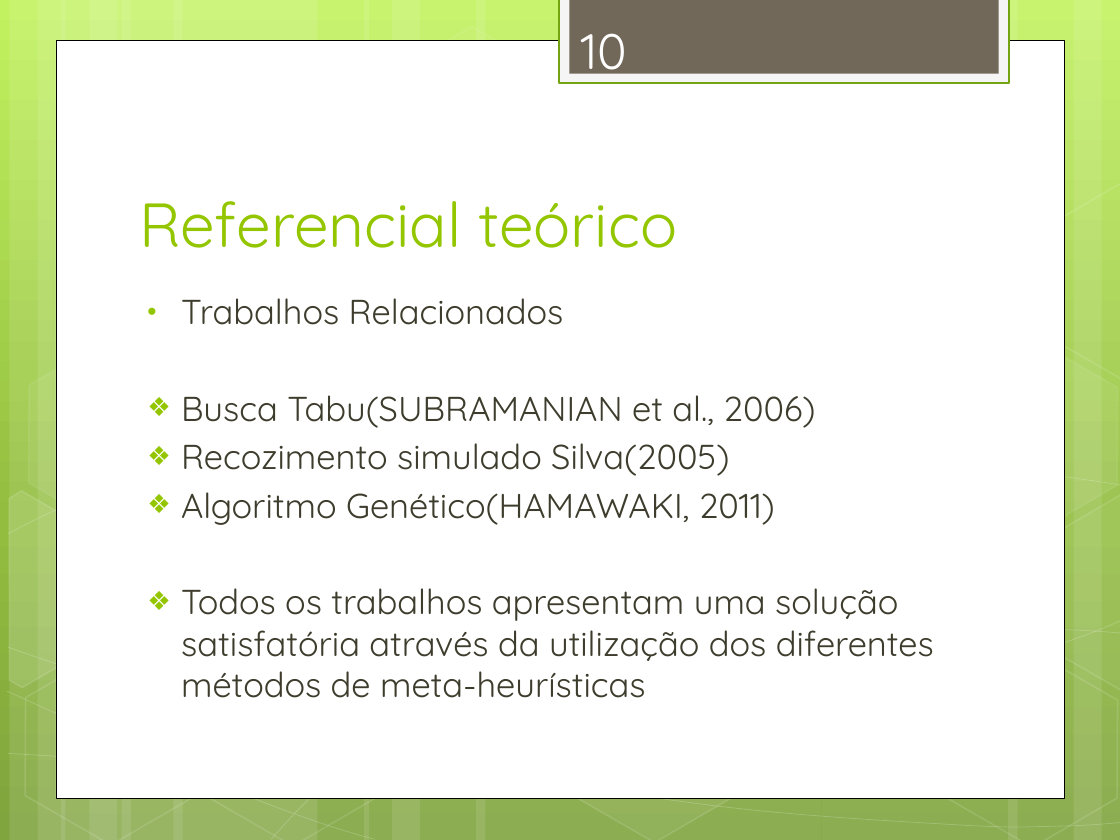
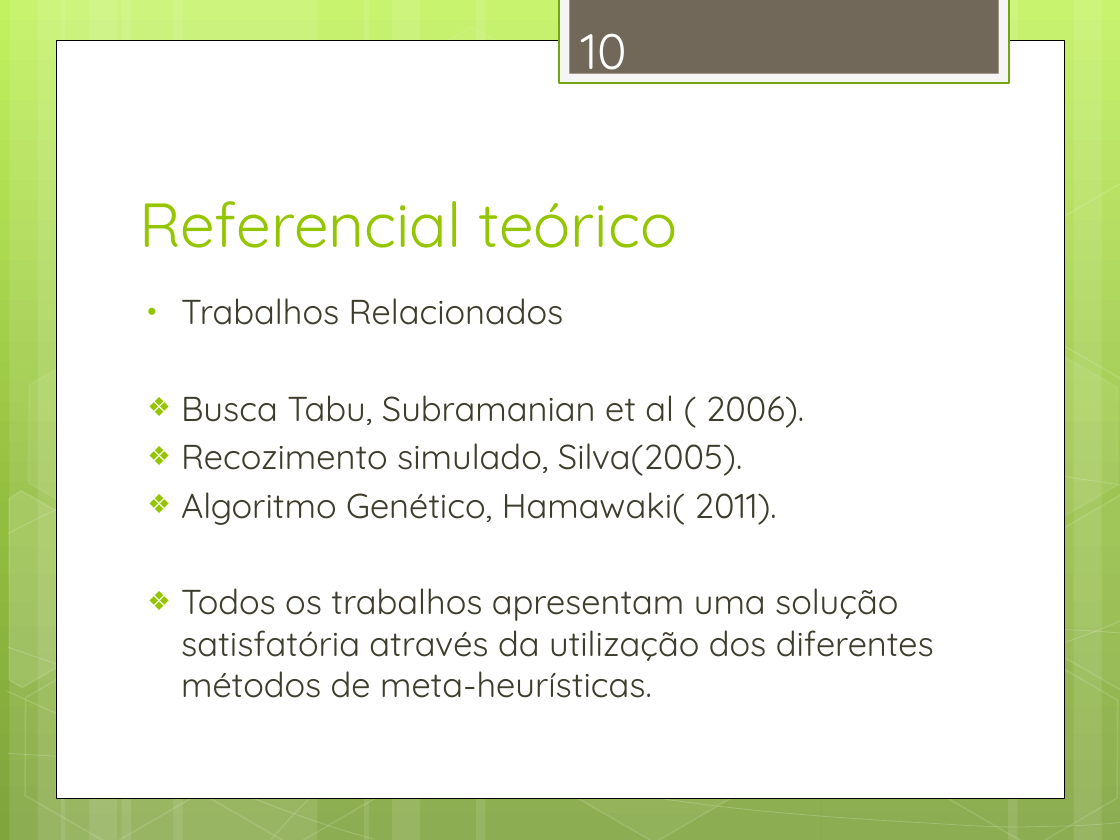
Before and after one commit to alexandregme/tcc2, a slide deck: slide 10 of Apresentação.pptx. Drawn at 1120x840 pixels with LibreOffice and Linux fonts; fonts in the diff are those of the drawing. Boxes give left, top, right and bottom in pixels: in the first picture for what was removed or moved away, otherwise in the second. Text is boxed around its words. In the diff, an @@ line names an element or a change of style, - is before the commit and + after.

```diff
--- a/Apresentação.pptx
+++ b/Apresentação.pptx
@@ text at <box>181,395,934,698</box>: text changed @@
-❖ Busca Tabu(SUBRAMANIAN et al., 2006)
-❖ Recozimento simulado Silva(2005)
-❖ Algoritmo Genético(HAMAWAKI, 2011)
-❖ Todos os trabalhos apresentam uma solução satisfatória através da utilização dos diferentes métodos de meta-heurísticas
+❖ Busca Tabu, Subramanian et al ( 2006).
+❖ Recozimento simulado, Silva(2005).
+❖ Algoritmo Genético, Hamawaki( 2011).
+❖ Todos os trabalhos apresentam uma solução satisfatória através da utilização dos diferentes métodos de meta-heurísticas.
```
Also in this commit, not shown: 12 other slides changed.
